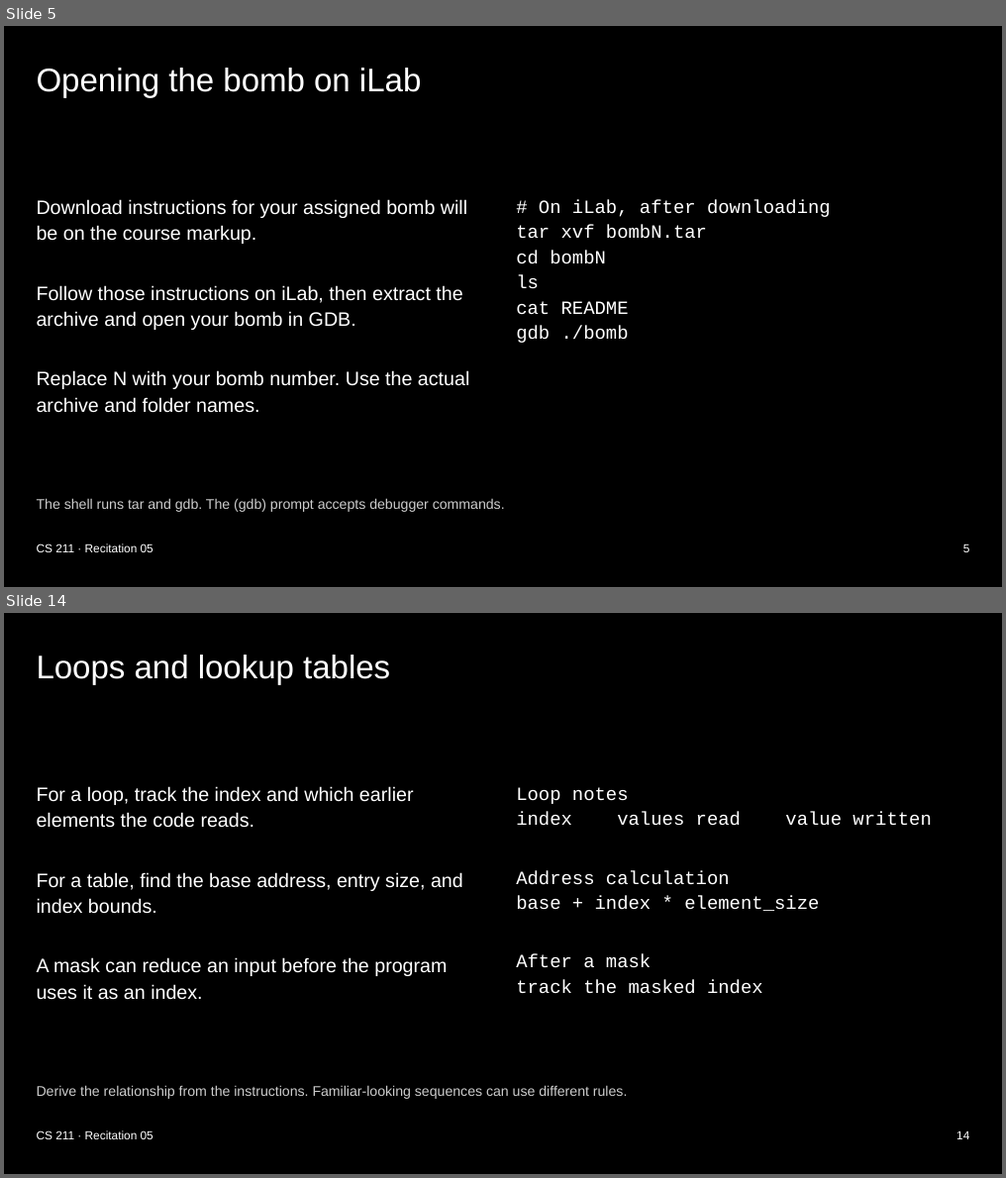
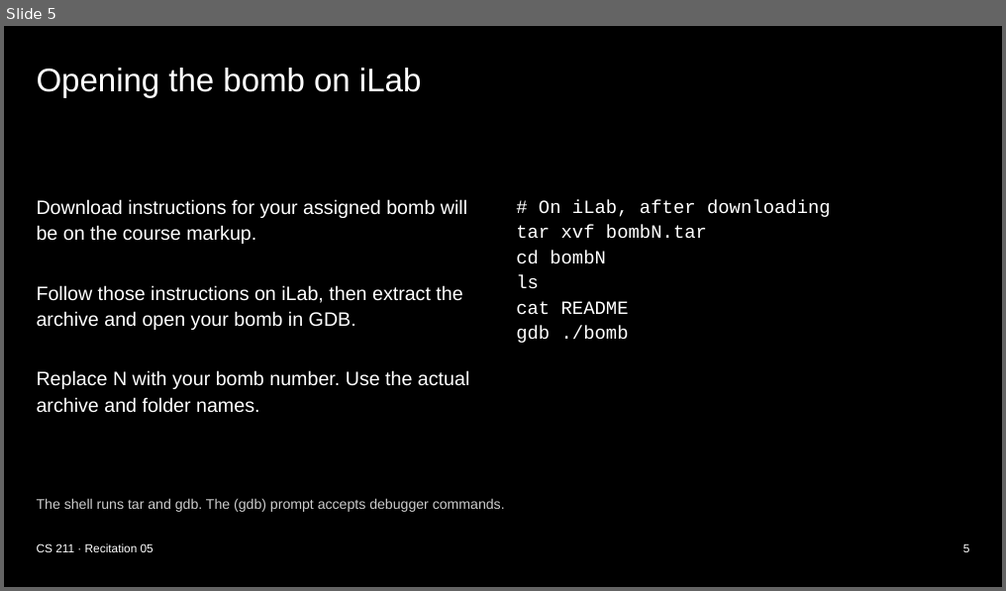
Before and after one commit to xsebby/portfolio, a slide deck: public/presentations/CS211_Recitation_5.pptx. Shown one above the other, each under a label of ours: slides 5 and 14 before the commit, slide 5 after it; the slides between them are not shown. The pictures are 1006x1178 and 1006x591 pixels, drawn with LibreOffice and Linux fonts; fonts in the diff are those of the drawing. Boxes give left, top, right and bottom in pixels: in the first picture for what was removed or moved away, otherwise in the second. Text is boxed around its words. In the diff, an @@ line names an element or a change of style, - is before the commit and + after.

Commit message:
Add assembly walkthroughs to Bomb Lab recitation

```diff
--- a/public/presentations/CS211_Recitation_5.pptx
+++ b/public/presentations/CS211_Recitation_5.pptx
@@ slide 14 removed at bbox=[4, 613, 1002, 1174], background #000000 @@
@@ title removed at bbox=[37, 655, 390, 684] @@
-Loops and lookup tables
@@ text removed at bbox=[37, 786, 463, 1000] @@
-For a loop, track the index and which earlier elements the code reads.
-For a table, find the base address, entry size, and index bounds.
-A mask can reduce an input before the program uses it as an index.
@@ text removed at bbox=[516, 787, 819, 994] @@
-Loop notes
-index values read value written
-Address calculation
-base + index * element_size
-After a mask
-track the masked index
@@ text removed at bbox=[37, 1085, 627, 1099] @@
-Derive the relationship from the instructions. Familiar-looking sequences can use different rules.
@@ text removed at bbox=[37, 1131, 153, 1140] @@
-CS 211 · Recitation 05
@@ text removed at bbox=[956, 1131, 969, 1140] @@
-14
```
Also in this commit, not shown: 9 slides changed, 2 slides added, 2 other slides removed, 3 other files.
